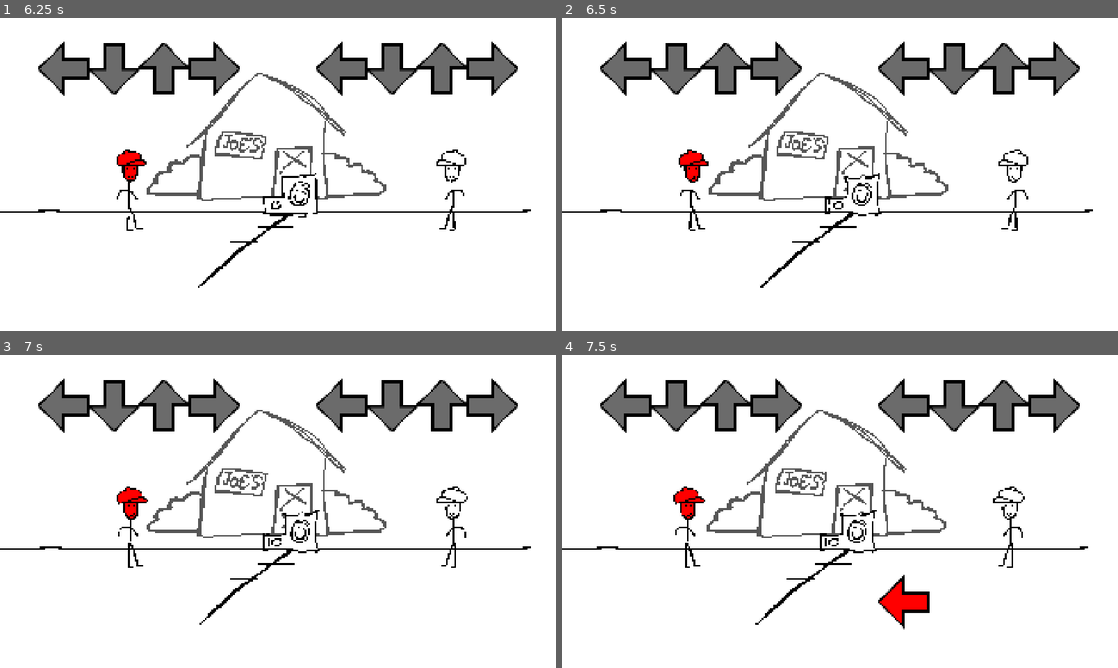
Above: before the commit, frames 1-4 (two rows, left to right).
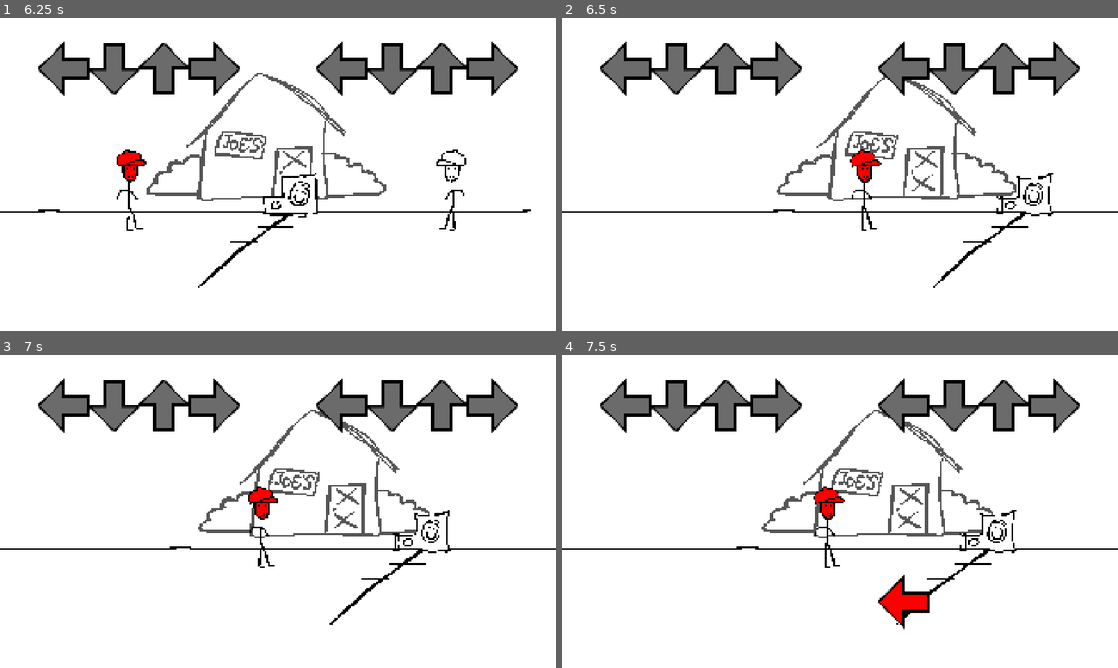
Above: after the commit, the same moments.

Repository: B3GD/b3gd
Game: Godot game, scene res://menus/freeplay/freeplay.tscn
The game is run twice, just before and just after one commit, with the same random seed, the same clock (stepped at 60 frames per second) and the same inputs. Sound files missing from this copy of the repository are replaced by a short silence.
Inputs (mouse positions are in pixels of both pictures, inside the frame that each line leads up to):
- Up to frame 1 (6.25 s): tap Enter at 0.5, 2, 3.5 s; move the mouse to (400, 158) at 0.52 s; hold Up (editor_time_up) 0.53-1.25 s; click (400, 158) at 0.67 s; tap Space (editor_pause) at 1.25, 2.75, 4.25 s; drag from (166, 190) to (250, 237) at 1.27 s; move the mouse to (333, 105) at 2.02 s; hold Up (editor_time_up) 2.03-2.75 s; click (333, 105) at 2.17 s; drag from (250, 237) to (111, 127) at 2.77 s; move the mouse to (444, 221) at 3.52 s; hold Down (editor_time_down) 3.53-4.25 s; click (444, 221) at 3.67 s; drag from (111, 127) to (194, 96) at 4.27 s; move the mouse to (305, 174) at 5.02 s; hold Down (editor_time_down) 5.03-5.75 s; click (305, 174) at 5.17 s; drag from (194, 96) to (166, 190) at 5.77 s
- Up to frame 2 (6.5 s): no input
- Up to frame 3 (7 s): move the mouse to (400, 495) at 6.52 s; hold Up (editor_time_up) from 6.53 s (still down); click (400, 495) at 6.67 s
- Up to frame 4 (7.5 s): release Up (editor_time_up) at 7.25 s; drag from (728, 527) to (812, 574) at 7.27 s

Frame 1 is identical in both runs. In frame 2, 5.7% of the frame differs, in the area x 6-100%, y 17-87%; in frame 3, 5.6%; in frame 4, 5.6%.

Commit message:
cleaner event adding

Diff:
--- a/b3gd/chart_data/events/abstract/tween_event.gd
+++ b/b3gd/chart_data/events/abstract/tween_event.gd
@@ -3,7 +3,7 @@
 @export var tween: bool
 @export_range(0.0, 10.0, 0.0, "or_greater") var duration: float
 @export var transition: Tween.TransitionType
-@export var ease_type: Tween.EaseType
+@export var ease_type: Tween.EaseType = Tween.EaseType.EASE_OUT
 var tween_tracker = {
 	"node": null,
 	"property": null
--- a/b3gd/chart_editor/chart_editor.tscn
+++ b/b3gd/chart_editor/chart_editor.tscn
@@ -153,6 +153,7 @@
 
 [node name="_EventMaker" type="Control" parent="EditorUI/UIContainer/WorkAreaScroll/Container/EditorEventContainer" unique_id=786892059]
 layout_mode = 1
+anchors_preset = 0
 offset_right = 180.0
 offset_bottom = 40.0
 script = ExtResource("8_n0gnj")
@@ -162,7 +163,6 @@
 layout_mode = 1
 anchors_preset = 9
 anchor_bottom = 1.0
-offset_left = -147.0
 offset_right = 134.0
 grow_vertical = 2
 size_flags_vertical = 0
--- a/b3gd/chart_editor/event_editing/event_class_box.gd
+++ b/b3gd/chart_editor/event_editing/event_class_box.gd
@@ -11,3 +11,5 @@
 				continue
 			add_item(global_class.class)
 			class_paths.append(global_class.path)
+
+	selected = -1
--- a/b3gd/chart_editor/event_maker.gd
+++ b/b3gd/chart_editor/event_maker.gd
@@ -12,6 +12,7 @@
 		$EditorEventClassBox.disabled = false
 		if !$EditorEventClassBox.is_hovered():
 			$EditorEventClassBox.disabled = true
+			$EditorEventClassBox.selected = -1
 		#if !$EditorEventClassBox.get_popup().visible:
 		#	$EditorEventClassBox.show_popup()
 
@@ -41,6 +42,14 @@
 	time_mouse_pos = %EditorChartDataModifier.get_snapped_time(time_mouse_pos)
 	time = time_mouse_pos
 
+	var max_lane_at_pos = -1
+	for event in get_parent().chart_source.chart.events:
+		if abs(event.time - time) < 0.05:
+			max_lane_at_pos = max(max_lane_at_pos, event.lane)
+	lane = max_lane_at_pos + 2
+
 
 func _on_editor_event_class_box_item_selected(index: int) -> void:
 	chart_data_modifier.add_event(time)
+	$EditorEventClassBox.disabled = true
+	$EditorEventClassBox.selected = -1
--- a/songs/test/chart.tres
+++ b/songs/test/chart.tres
@@ -19,7 +19,6 @@
 tween = true
 duration = 2.0
 transition = 6
-ease = 1
 time = -2.0
 metadata/_custom_type_script = "uid://cxewr41xtv111"
 
@@ -39,7 +38,6 @@
 tween = true
 duration = 4.0
 transition = 11
-ease = 1
 time = 4.0
 metadata/_custom_type_script = "uid://cyqa68xim30d1"
 
